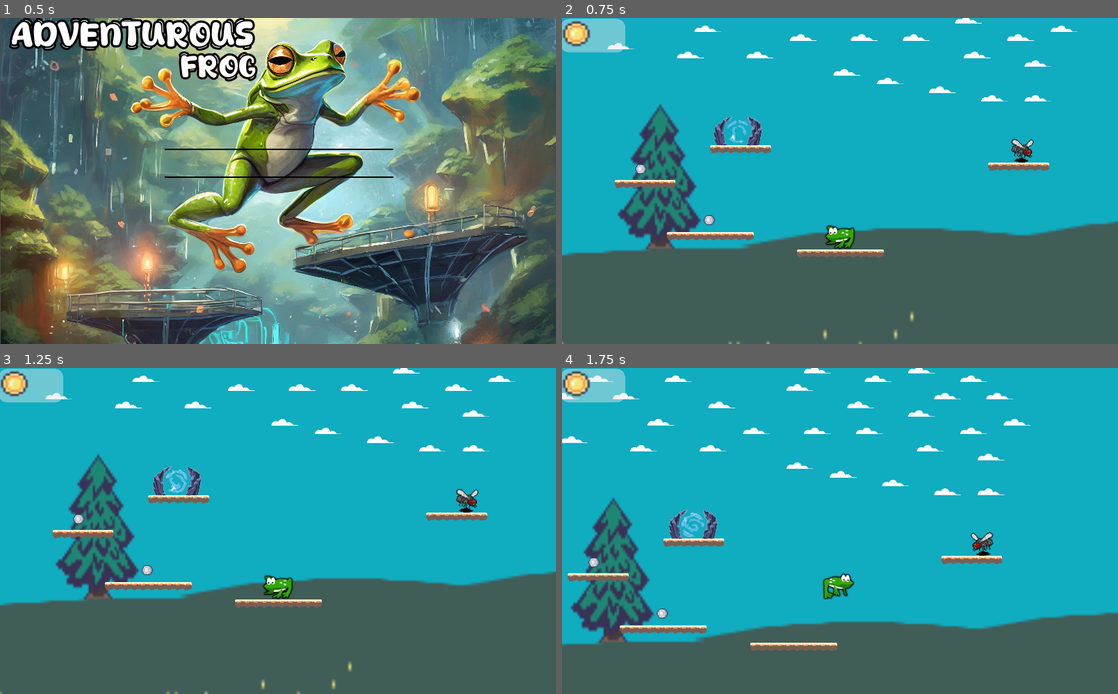
Above: before the commit, frames 1-4 (two rows, left to right).
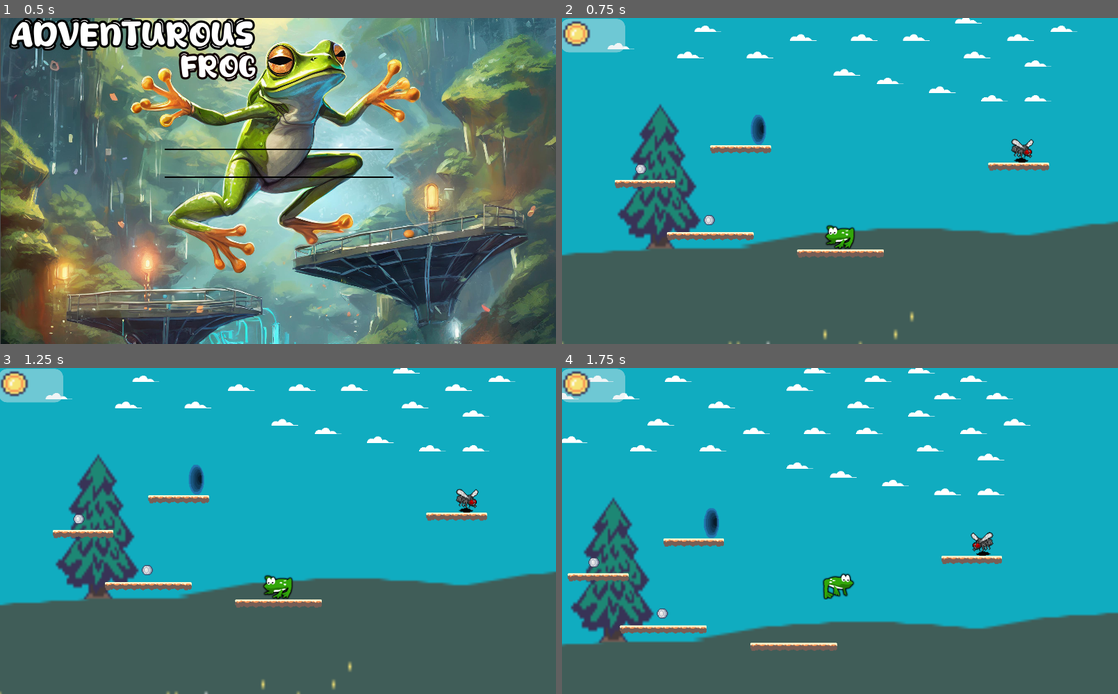
Above: after the commit, the same moments.

Repository: gabymuise/AdventurousFrog
Game: Godot game, scene res://Menu.tscn
Same seed, same stepped clock (60 frames per second), same inputs: the game is played once before the commit and once after it.
Inputs:
- Up to frame 1 (0.5 s): no input
- Up to frame 2 (0.75 s): click "PLAY" at 0.5 s
- Up to frame 3 (1.25 s): no input
- Up to frame 4 (1.75 s): hold D (ui_right) from 1.28 s (still down); tap Space (jump) at 1.52 s

Frame 1 is identical in both runs. In frame 2, 0.5% of the frame differs, in the area x 27-37%, y 29-40%; in frame 3, 0.5%; in frame 4, 0.5%.

Commit message:
Portal cambiado

Diff:
--- a/Worlds/Portal.tscn
+++ b/Worlds/Portal.tscn
@@ -1,13 +1,13 @@
 [gd_scene load_steps=6 format=2]
 
-[ext_resource path="res://Worlds/portallayer.png" type="Texture" id=1]
+[ext_resource path="res://Worlds/portalsSpriteSheet.png" type="Texture" id=1]
 [ext_resource path="res://Worlds/Portal.gd" type="Script" id=2]
 
 [sub_resource type="RectangleShape2D" id=3]
-extents = Vector2( 94.7114, 58 )
+extents = Vector2( 32.557, 58 )
 
 [sub_resource type="Animation" id=1]
-length = 3.5
+length = 1.5
 loop = true
 tracks/0/type = "value"
 tracks/0/path = NodePath("Area2D/Sprite:frame")
@@ -16,15 +16,15 @@
 tracks/0/imported = false
 tracks/0/enabled = true
 tracks/0/keys = {
-"times": PoolRealArray( 0, 0.3, 0.6, 0.9, 1.2, 1.5, 1.8, 2.1, 2.4, 2.7, 3, 3.3 ),
-"transitions": PoolRealArray( 1, 1, 1, 1, 1, 1, 1, 1, 1, 1, 1, 1 ),
-"update": 0,
-"values": [ 0, 1, 2, 3, 4, 5, 6, 7, 8, 9, 10, 11 ]
+"times": PoolRealArray( 0, 0.5, 1, 1.5 ),
+"transitions": PoolRealArray( 1, 1, 1, 1 ),
+"update": 1,
+"values": [ 0, 1, 2, 3 ]
 }
 
 [sub_resource type="Animation" id=2]
 resource_name = "move"
-length = 3.0
+length = 2.5
 loop = true
 step = 0.0
 tracks/0/type = "value"
@@ -34,10 +34,10 @@
 tracks/0/imported = false
 tracks/0/enabled = true
 tracks/0/keys = {
-"times": PoolRealArray( 0, 0.5, 1, 1.5, 2, 2.5 ),
-"transitions": PoolRealArray( 1, 1, 1, 1, 1, 1 ),
+"times": PoolRealArray( 0, 0.78, 1.6, 2.41 ),
+"transitions": PoolRealArray( 1, 1, 1, 1 ),
 "update": 1,
-"values": [ 0, 1, 2, 3, 4, 5 ]
+"values": [ 0, 1, 2, 3 ]
 }
 
 [node name="Portal" type="Node2D"]
@@ -47,16 +47,16 @@
 [node name="Area2D" type="Area2D" parent="."]
 
 [node name="CollisionShape2D" type="CollisionShape2D" parent="Area2D"]
-position = Vector2( -49, -38 )
+position = Vector2( -40, -38 )
 scale = Vector2( 0.506803, 0.5 )
 shape = SubResource( 3 )
 
 [node name="Sprite" type="Sprite" parent="Area2D"]
-position = Vector2( -49, -33 )
-scale = Vector2( 0.680272, 0.66 )
+position = Vector2( -40.2355, -38.355 )
+scale = Vector2( 1.07722, 1.30646 )
 texture = ExtResource( 1 )
-hframes = 6
-vframes = 2
+hframes = 4
+vframes = 4
 
 [node name="AnimationPlayer" type="AnimationPlayer" parent="Area2D"]
 root_node = NodePath("../..")
--- a/Worlds/World1.tscn
+++ b/Worlds/World1.tscn
@@ -238,7 +238,7 @@
 tile_data = PoolIntArray( -1179660, 32, 0, -1179651, 31, 0, -1179639, 31, 0, -1048596, 31, 0, -1048595, 34, 0, -1048584 …(1525 unchanged characters)…
 
 [node name="Portal" parent="." instance=ExtResource( 13 )]
-position = Vector2( -119, 76 )
+position = Vector2( -95, 74 )
 
 [node name="Coin2" parent="." instance=ExtResource( 8 )]
 position = Vector2( -350, 108 )
--- a/Worlds/World2.tscn
+++ b/Worlds/World2.tscn
@@ -237,20 +237,22 @@
 format = 1
 tile_data = PoolIntArray( -1179660, 32, 0, -1179651, 31, 0, -1179639, 31, 0, -1048596, 31, 0, -1048595, 34, 0, -1048584 …(1679 unchanged characters)…
 
-[node name="Coin" parent="TileMap" instance=ExtResource( 8 )]
-position = Vector2( -167, 50 )
-
-[node name="Coin2" parent="TileMap" instance=ExtResource( 8 )]
-position = Vector2( 24, 5 )
-
 [node name="Portal" parent="." instance=ExtResource( 13 )]
-position = Vector2( -91, -36 )
+position = Vector2( -230, -36 )
+rotation = 3.14159
+scale = Vector2( 1, -1 )
+
+[node name="Coin" parent="." instance=ExtResource( 8 )]
+position = Vector2( -224, 202 )
 
 [node name="Coin2" parent="." instance=ExtResource( 8 )]
 position = Vector2( -350, 108 )
 
-[node name="Coin" parent="." instance=ExtResource( 8 )]
-position = Vector2( -224, 202 )
+[node name="Coin3" parent="." instance=ExtResource( 8 )]
+position = Vector2( 24, 5 )
+
+[node name="Coin4" parent="." instance=ExtResource( 8 )]
+position = Vector2( -167, 50 )
 
 [node name="Area2D" type="Area2D" parent="."]
 position = Vector2( 506, 292 )
Not shown, added: Worlds/png-transparent-portal-video-game-film-column-sprite-game-video-game-news.png.import
Binary file added: Worlds/portalsSpriteSheet.png
Not shown, added: Worlds/portalsSpriteSheet.png.import
